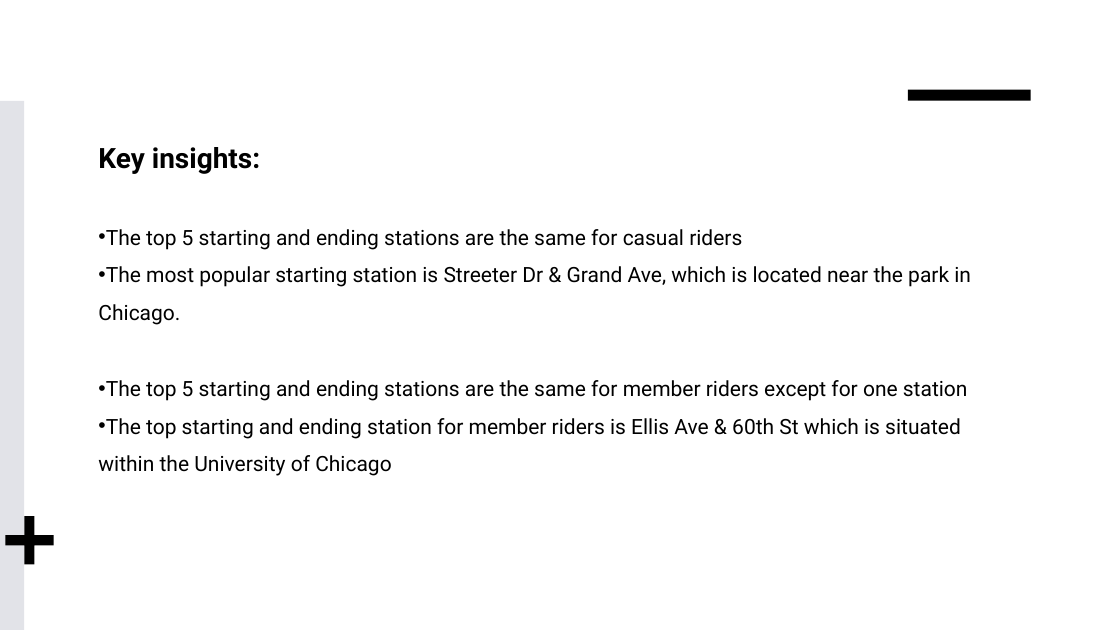
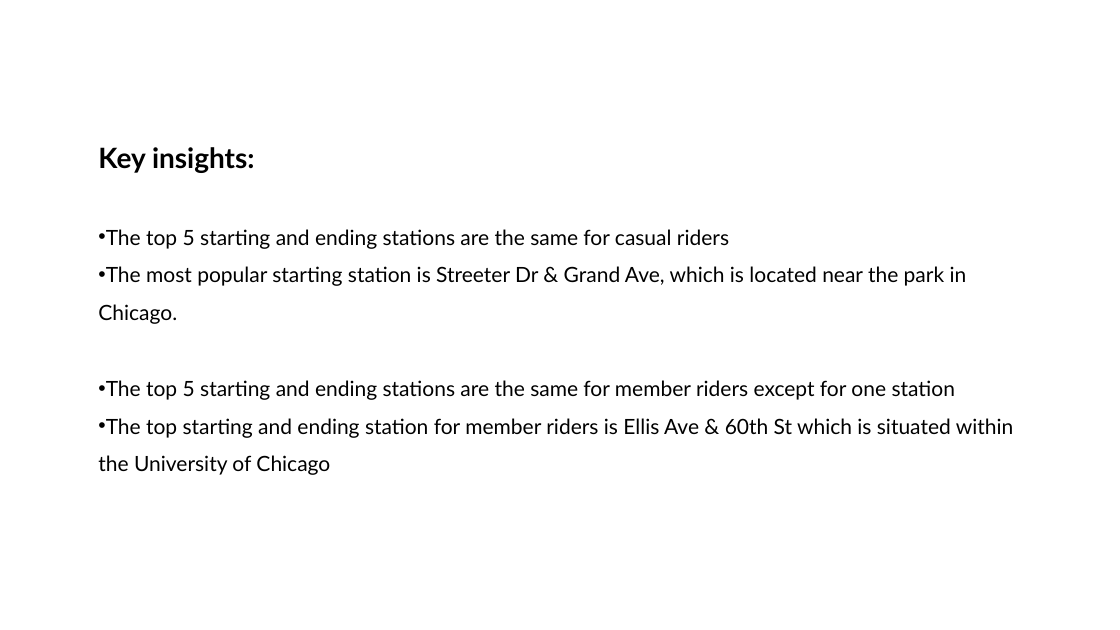
Before and after one commit to aruzhanKar/-Cyclistic-bike-share-analysis-case-study-, a slide deck: slide 12 of Cyclistic visualizations .pptx. Drawn at 1120x630 pixels with LibreOffice and Linux fonts; fonts in the diff are those of the drawing. Boxes give left, top, right and bottom in pixels: in the first picture for what was removed or moved away, otherwise in the second. Text is boxed around its words. In the diff, an @@ line names an element or a change of style, - is before the commit and + after.

```diff
--- a/Cyclistic visualizations .pptx
+++ b/Cyclistic visualizations .pptx
@@ rectangle removed at (0,101,24,630) @@
@@ text "Key insights:" at (98,147,1013,475): font Roboto to Lato @@
@@ rectangle removed at (908,90,1031,101) @@
@@ plus removed at (5,516,53,564) @@
```
Also in this commit, not shown: 14 other slides changed.
